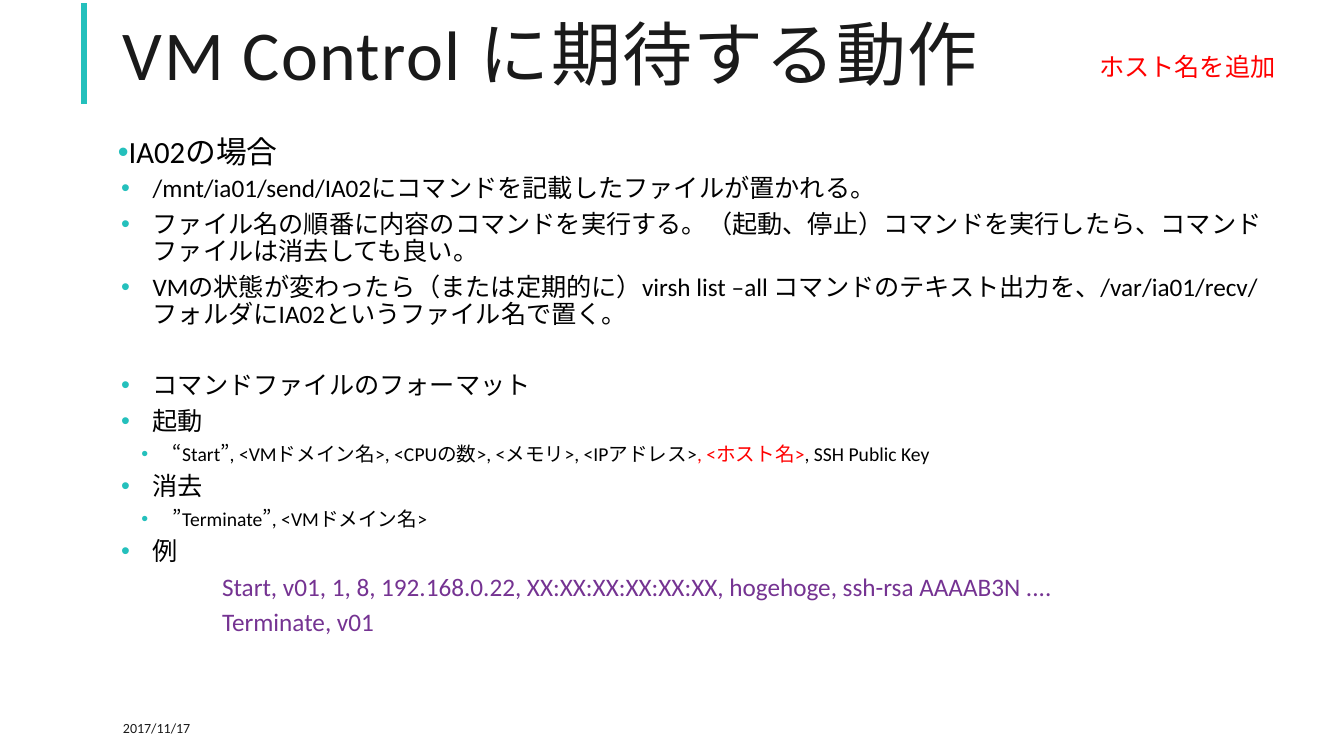
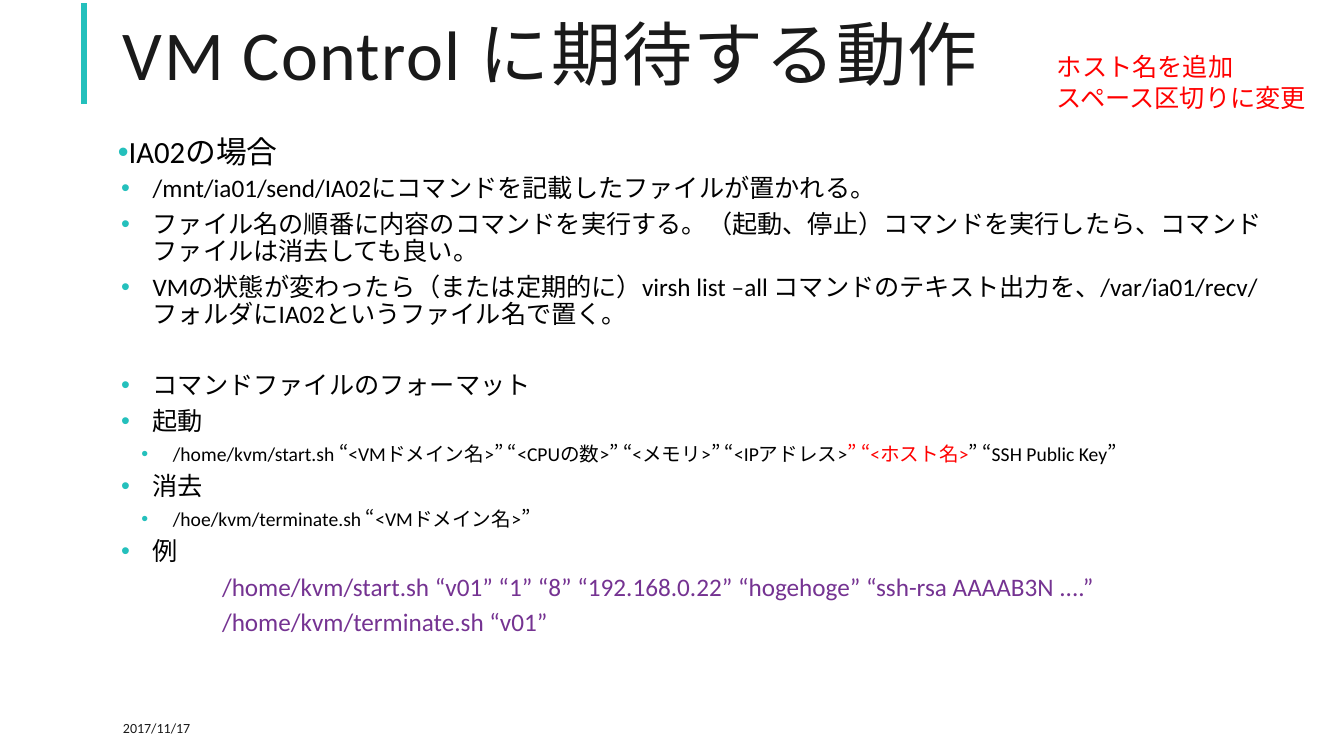
Before and after one commit to RyutoHata/Combu, a slide deck: slide 2 of Documents/設計20171116.pptx. Drawn at 1344x756 pixels with LibreOffice and Linux fonts; fonts in the diff are those of the drawing. Boxes give left, top, right and bottom in pixels: in the first picture for what was removed or moved away, otherwise in the second. Text is boxed around its words. In the diff, an @@ line names an element or a change of style, - is before the commit and + after.

```diff
--- a/Documents/設計20171116.pptx
+++ b/Documents/設計20171116.pptx
@@ text "ホスト名を追加": place and size @@
-text "ホスト名を追加" at box(1099, 55, 1275, 78)
+text "ホスト名を追加" at box(1057, 55, 1306, 109)
@@ text at box(1057, 85, 1306, 109): paragraph added @@
+スペース区切りに変更
@@ text at box(173, 444, 1117, 464): text changed @@
-    • “Start”, <VMドメイン名>, <CPUの数>, <メモリ>, <IPアドレス>, <ホスト名>, SSH Public Key
+    • /home/kvm/start.sh “<VMドメイン名>” “<CPUの数>” “<メモリ>” “<IPアドレス>” “<ホスト名>” “SSH Public Key”
@@ text at box(173, 509, 530, 528): text changed @@
-    • ”Terminate”, <VMドメイン名>
+    • /hoe/kvm/terminate.sh “<VMドメイン名>”
@@ text at box(222, 578, 1054, 632): text changed @@
-  Start, v01, 1, 8, 192.168.0.22, XX:XX:XX:XX:XX:XX, hogehoge, ssh-rsa AAAAB3N ....
-  Terminate, v01
+  /home/kvm/start.sh “v01” “1” “8” “192.168.0.22” “hogehoge” “ssh-rsa AAAAB3N ....”
+  /home/kvm/terminate.sh “v01”
```
Also in this commit, not shown: 1 slide added, 2 other files.
